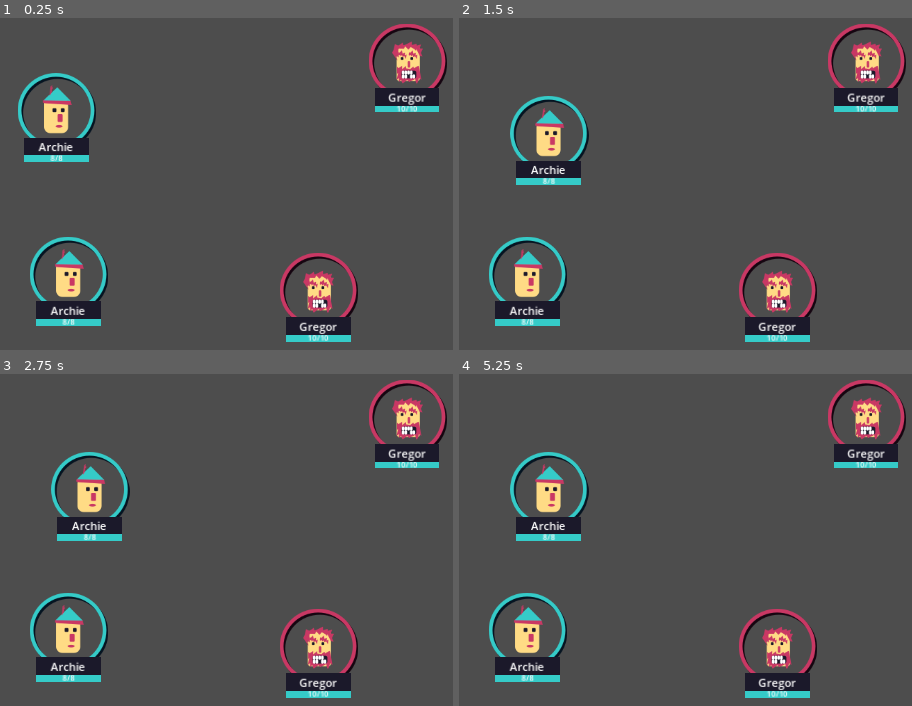
Above: before the commit, frames 1-4 (two rows, left to right).
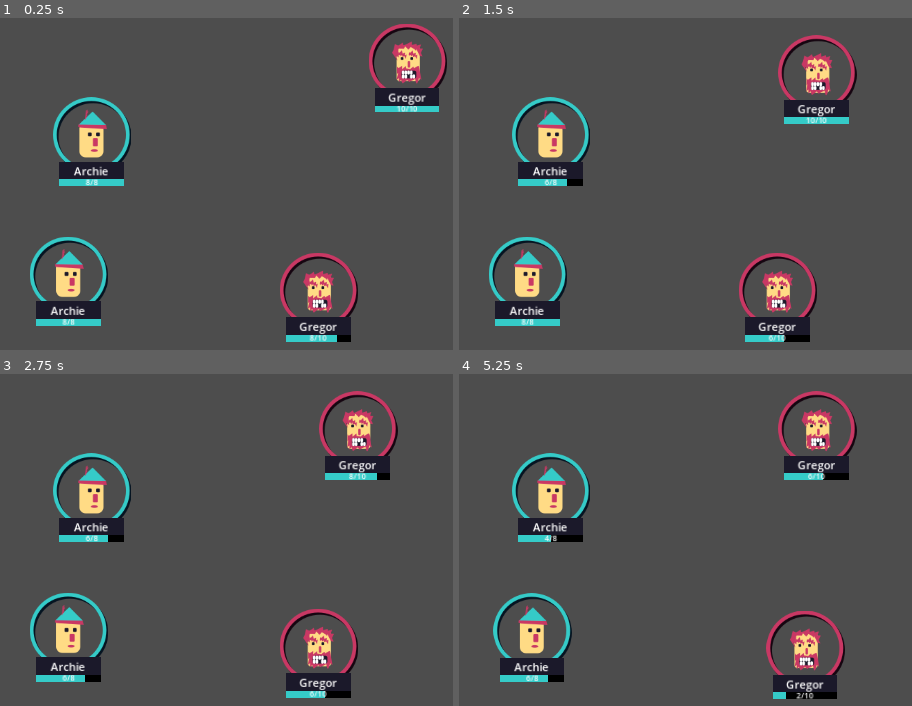
Above: after the commit, the same moments.

Repository: mathew-tran/mercmanager
Game: Godot game, scene res://Scenes/Main.tscn
Two runs of this game, one before a commit and one after it. Both use one fixed random seed, a clock stepped at 60 frames per second and the inputs below.
Inputs:
- Up to frame 1 (0.25 s): no input
- Up to frame 2 (1.5 s): tap Enter at 1.25 s
- Up to frame 3 (2.75 s): no input
- Up to frame 4 (5.25 s): tap Space at 2.75, 5 s; tap Enter at 3.5 s

The runs differ from the first frame. In frame 1, 4.3% of the frame differs, in the area x 3-78%, y 16-98%; in frame 2, 5.9%; in frame 3, 6.0%; in frame 4, 11%, in the area x 6-99%, y 1-98%.

Commit message:
Add rough combat

Diff:
--- a/Scenes/Main.tscn
+++ b/Scenes/Main.tscn
@@ -1,5 +1,6 @@
-[gd_scene load_steps=4 format=3 uid="uid://ln4502atjtfy"]
+[gd_scene load_steps=5 format=3 uid="uid://ln4502atjtfy"]
 
+[ext_resource type="Script" path="res://Scripts/Game/BattleSystem.gd" id="1_fnyww"]
 [ext_resource type="PackedScene" uid="uid://dnvuj4natuhv0" path="res://Prefabs/Character.tscn" id="1_x8yeu"]
 [ext_resource type="Resource" uid="uid://c5pco1554jurt" path="res://Scripts/Data/Units/Archie.tres" id="2_y2y76"]
 [ext_resource type="Resource" uid="uid://63bfigroloi1" path="res://Scripts/Data/Units/Gregor.tres" id="3_h4s07"]
@@ -7,20 +8,25 @@
 [node name="Node2D" type="Node2D"]
 position = Vector2(78, 100)
 
-[node name="Character" parent="." instance=ExtResource("1_x8yeu")]
+[node name="BattleSystem" type="Node2D" parent="."]
+script = ExtResource("1_fnyww")
+
+[node name="Characters" type="Node2D" parent="BattleSystem"]
+
+[node name="Character" parent="BattleSystem/Characters" instance=ExtResource("1_x8yeu")]
 position = Vector2(89, 133)
 CharacterData = ExtResource("2_y2y76")
 
-[node name="Character2" parent="." instance=ExtResource("1_x8yeu")]
+[node name="Character2" parent="BattleSystem/Characters" instance=ExtResource("1_x8yeu")]
 position = Vector2(127, 383)
 CharacterData = ExtResource("2_y2y76")
 
-[node name="Character3" parent="." instance=ExtResource("1_x8yeu")]
+[node name="Character3" parent="BattleSystem/Characters" instance=ExtResource("1_x8yeu")]
 position = Vector2(615, 76)
 CharacterData = ExtResource("3_h4s07")
 Team = 1
 
-[node name="Character4" parent="." instance=ExtResource("1_x8yeu")]
+[node name="Character4" parent="BattleSystem/Characters" instance=ExtResource("1_x8yeu")]
 position = Vector2(487, 406)
 CharacterData = ExtResource("3_h4s07")
 Team = 1
--- a/Scripts/Autoload/Helper.gd
+++ b/Scripts/Autoload/Helper.gd
@@ -17,7 +17,7 @@
 			enemies.append(unit)
 	return enemies
 
-func GetClosestEnemy(charRef: Character):
+func GetClosestEnemy(charRef: Character) -> Character:
 	var enemyUnits = GetEnemyUnits(charRef)
 	if len(enemyUnits) == 0:
 		return null
--- a/Scripts/Data/DataType/CharacterInfo.gd
+++ b/Scripts/Data/DataType/CharacterInfo.gd
@@ -7,6 +7,5 @@
 @export var StatValues : Stats
 
 @export var Moves : MoveList
-@export var UnitPersonality : Personality
 
 var ActivationRange = 400
--- a/Scripts/Data/DataType/Personality.gd
+++ /dev/null
@@ -1,16 +0,0 @@
-extends Resource
-
-class_name Personality
-
-@export var Name = "test"
-@export var Description = "s"
-
-func Run(charRef : Character, delta):
-	pass
-
-func MoveToPosition(charRef: Character, newPosition, delta):
-	var direction = (newPosition - charRef.global_position).normalized()
-	charRef.global_position += direction * charRef.CharacterData.StatValues.Speed * delta
-
-func IsCloseToPosition(charRef : Character, newPosition):
-	return charRef.global_position.distance_to(newPosition) < charRef.CharacterData.ActivationRange
--- a/Scripts/Data/DataType/Personality/Afraid.tres
+++ /dev/null
@@ -1,8 +0,0 @@
-[gd_resource type="Resource" load_steps=2 format=3 uid="uid://csw0n008bn022"]
-
-[ext_resource type="Script" path="res://Scripts/Data/DataType/Personality/Personality_Afraid.gd" id="1_swb6a"]
-
-[resource]
-script = ExtResource("1_swb6a")
-Name = "Afraid"
-Description = "Will run away after getting hit"
--- a/Scripts/Data/DataType/Personality/Distant.tres
+++ /dev/null
@@ -1,8 +0,0 @@
-[gd_resource type="Resource" script_class="Personality" load_steps=2 format=3 uid="uid://vqog3vgg1btv"]
-
-[ext_resource type="Script" path="res://Scripts/Data/DataType/Personality.gd" id="1_q842h"]
-
-[resource]
-script = ExtResource("1_q842h")
-Name = "Distant"
-Description = "Will keep a small distance when attacking"
--- a/Scripts/Data/DataType/Personality/Eager.tres
+++ /dev/null
@@ -1,8 +0,0 @@
-[gd_resource type="Resource" script_class="Personality" load_steps=2 format=3 uid="uid://crk2pemctxwrb"]
-
-[ext_resource type="Script" path="res://Scripts/Data/DataType/Personality.gd" id="1_sakxp"]
-
-[resource]
-script = ExtResource("1_sakxp")
-Name = "Eager"
-Description = "Will attack the closest enemy"
--- a/Scripts/Data/DataType/Personality/Personality_Afraid.gd
+++ /dev/null
@@ -1,11 +0,0 @@
-extends Personality
-
-enum STATE {
-	RUN_AWAY,
-	ATTACK
-}
-func Run(charRef : Character, delta):
-	var nearestEnemy = Helper.GetClosestEnemy(charRef)
-	if is_instance_valid(nearestEnemy):
-		if IsCloseToPosition(charRef, nearestEnemy.global_position) == false:
-			MoveToPosition(charRef, nearestEnemy.global_position, delta)
--- a/Scripts/Data/Units/Archie.tres
+++ b/Scripts/Data/Units/Archie.tres
@@ -2,12 +2,13 @@
 
 [ext_resource type="Texture2D" uid="uid://dhpd08noiq48g" path="res://Art/Characters/Archie.png" id="1_u5beb"]
 [ext_resource type="Script" path="res://Scripts/Data/DataType/MoveList.gd" id="2_0ufcr"]
+[ext_resource type="Resource" uid="uid://dlpbobggkisw3" path="res://Scripts/Data/DataType/Move/AttackMove_ArrowShot.tres" id="2_7xcmp"]
 [ext_resource type="Script" path="res://Scripts/Data/DataType/Stats.gd" id="2_8n3i5"]
-[ext_resource type="Resource" uid="uid://csw0n008bn022" path="res://Scripts/Data/DataType/Personality/Afraid.tres" id="4_nxq0s"]
 [ext_resource type="Script" path="res://Scripts/Data/DataType/CharacterInfo.gd" id="5_auhku"]
 
 [sub_resource type="Resource" id="Resource_kaip4"]
 script = ExtResource("2_0ufcr")
+Move1 = ExtResource("2_7xcmp")
 
 [sub_resource type="Resource" id="Resource_l7xi7"]
 script = ExtResource("2_8n3i5")
@@ -23,4 +24,3 @@
 Face = ExtResource("1_u5beb")
 StatValues = SubResource("Resource_l7xi7")
 Moves = SubResource("Resource_kaip4")
-UnitPersonality = ExtResource("4_nxq0s")
--- a/Scripts/Data/Units/Gregor.tres
+++ b/Scripts/Data/Units/Gregor.tres
@@ -1,11 +1,10 @@
-[gd_resource type="Resource" script_class="CharacterInfo" load_steps=9 format=3 uid="uid://63bfigroloi1"]
+[gd_resource type="Resource" script_class="CharacterInfo" load_steps=8 format=3 uid="uid://63bfigroloi1"]
 
 [ext_resource type="Texture2D" uid="uid://c2a62auhmc77c" path="res://Art/Characters/Gregor.png" id="1_0qnbx"]
 [ext_resource type="Script" path="res://Scripts/Data/DataType/CharacterInfo.gd" id="1_f3kih"]
 [ext_resource type="Resource" uid="uid://n4wrttcj1v2m" path="res://Scripts/Data/DataType/Move/AttackMove_Punch.tres" id="2_dgm4l"]
 [ext_resource type="Script" path="res://Scripts/Data/DataType/Stats.gd" id="2_fikl4"]
 [ext_resource type="Script" path="res://Scripts/Data/DataType/MoveList.gd" id="3_166m0"]
-[ext_resource type="Resource" uid="uid://crk2pemctxwrb" path="res://Scripts/Data/DataType/Personality/Eager.tres" id="3_crtrp"]
 
 [sub_resource type="Resource" id="Resource_7yqou"]
 script = ExtResource("3_166m0")
@@ -25,4 +24,3 @@
 Face = ExtResource("1_0qnbx")
 StatValues = SubResource("Resource_xmchx")
 Moves = SubResource("Resource_7yqou")
-UnitPersonality = ExtResource("3_crtrp")
--- a/Scripts/Game/AIController.gd
+++ b/Scripts/Game/AIController.gd
@@ -2,6 +2,60 @@
 
 class_name AIController
 
+signal ActionComplete
 
-func Run(charRef: Character, delta):
-	charRef.CharacterData.UnitPersonality.Run(charRef, delta)
+var CharRef : Character
+var bIsRunning = false
+
+enum AI_STATE {
+	ATTACK,
+	RUN_AWAY
+}
+
+var CurrentState = AI_STATE.ATTACK
+
+func Run():
+	bIsRunning = true
+
+	if CharRef.GetHealthComponent().GetHealthPercent() < .5:
+		CurrentState = AI_STATE.RUN_AWAY
+	pass
+
+func _process(delta):
+	if bIsRunning:
+		if CurrentState == AI_STATE.ATTACK:
+			RunAttackAI(delta)
+		if CurrentState == AI_STATE.RUN_AWAY:
+			RunAwayAI(delta)
+
+func RunAttackAI(delta):
+	var nearestEnemy = Helper.GetClosestEnemy(CharRef)
+	if is_instance_valid(nearestEnemy):
+		if IsCloseToPosition(CharRef, nearestEnemy.global_position) == false:
+			MoveToPosition(CharRef, nearestEnemy.global_position, delta)
+		else:
+			nearestEnemy.GetHealthComponent().TakeDamage(2)
+			ActionComplete.emit()
+	else:
+		ActionComplete.emit()
+
+func RunAwayAI(delta):
+	var nearestEnemy = Helper.GetClosestEnemy(CharRef)
+	if is_instance_valid(nearestEnemy):
+		if IsCloseToPosition(CharRef, nearestEnemy.global_position):
+			MoveAwayFromPosition(CharRef, nearestEnemy.global_position, delta)
+		else:
+			ActionComplete.emit()
+	else:
+		ActionComplete.emit()
+
+func MoveToPosition(charRef: Character, newPosition, delta):
+	var direction = (newPosition - charRef.global_position).normalized()
+	charRef.global_position += direction * 400 * delta
+
+func MoveAwayFromPosition(charRef: Character, newPosition, delta):
+	var direction = (newPosition - charRef.global_position).normalized()
+	charRef.global_position -= direction * 400 * delta
+
+func IsCloseToPosition(charRef : Character, newPosition):
+	return charRef.global_position.distance_to(newPosition) < charRef.CharacterData.ActivationRange
--- /dev/null
+++ b/Scripts/Game/BattleSystem.gd
@@ -0,0 +1,22 @@
+extends Node2D
+
+@onready var Characters = $Characters
+
+enum GAME_STATE {
+	PLAYING,
+	OVER
+}
+
+var CurrentState = GAME_STATE.PLAYING
+func _ready():
+	PlayGame()
+
+
+func PlayGame():
+	var index = 0
+	while CurrentState == GAME_STATE.PLAYING:
+		await Characters.get_child(index).RunInput()
+		index += 1
+		if index >= len(Characters.get_children()):
+			index = 0
+		await get_tree().create_timer(.5).timeout
--- a/Scripts/Game/Character.gd
+++ b/Scripts/Game/Character.gd
@@ -16,10 +16,14 @@
 
 func Setup():
 	$CharacterUI.Setup(self)
+	$AIController.CharRef = self
 	await $CharacterUI.Tell("")
 
 func GetHealthComponent() -> HealthComponent:
 	return $HPComponent
 
-func _process(delta):
-	$AIController.Run(self, delta)
+func RunInput():
+	print(name + "(" + CharacterData.Name + " is running)")
+	$AIController.Run()
+	await $AIController.ActionComplete
+	$AIController.bIsRunning = false
